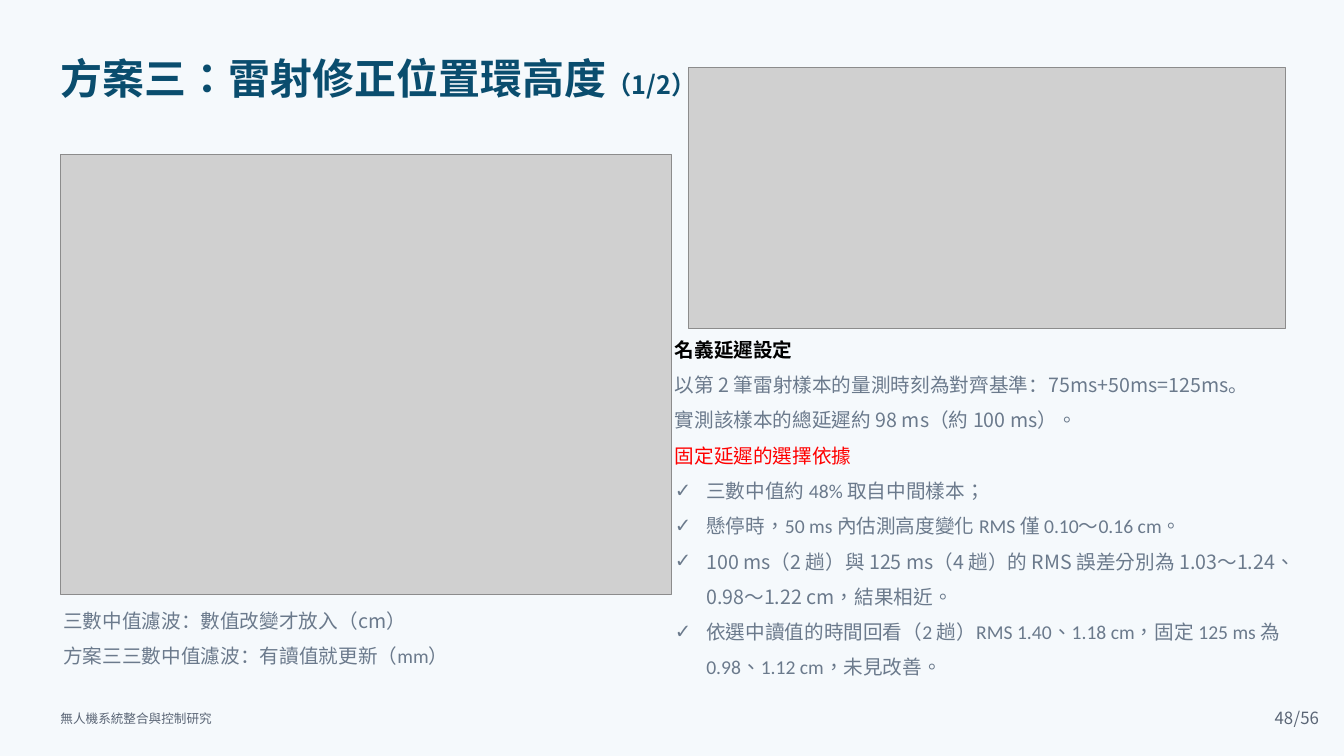
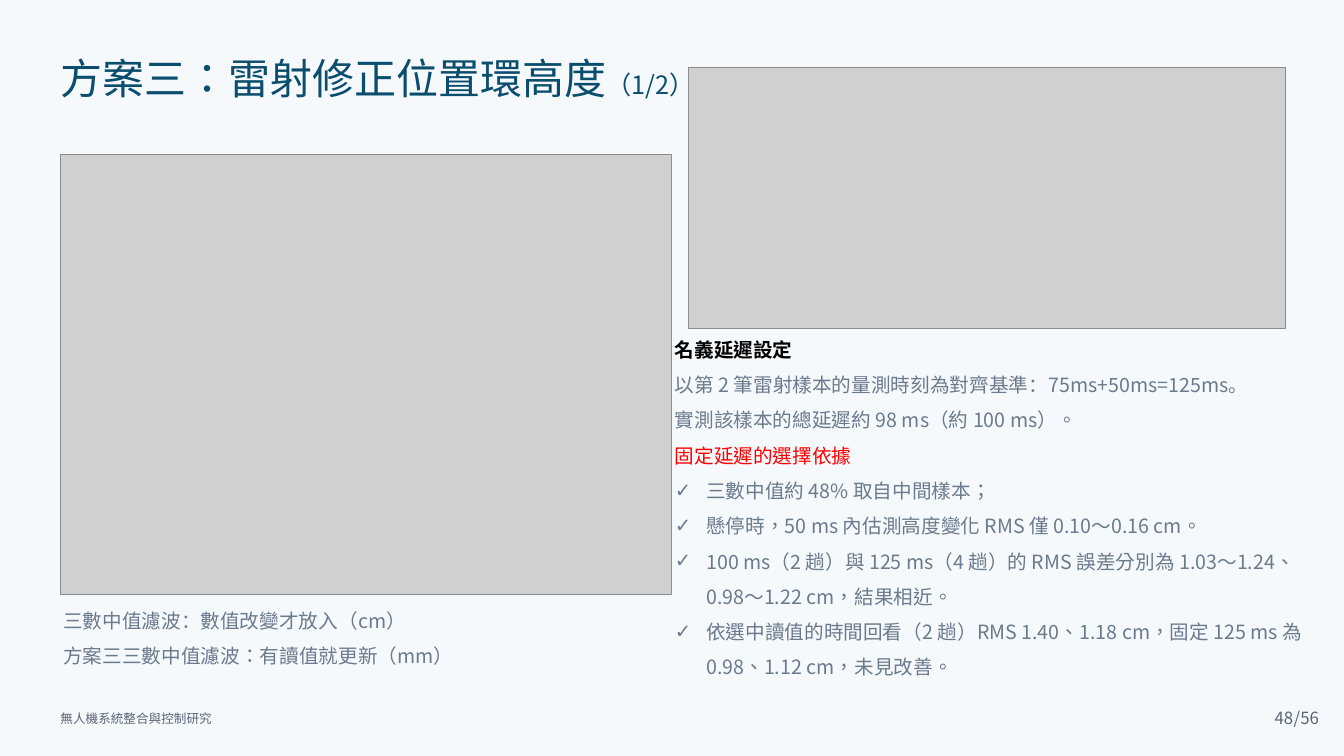
Before and after one commit to lingken1028/-, a slide deck: slide 48 of 無人機系統整合與控制研究_口試簡報 (2).pptx. Drawn at 1344x756 pixels with LibreOffice and Linux fonts; fonts in the diff are those of the drawing; grey boxes stand for pictures. Boxes give left, top, right and bottom in pixels: in the first picture for what was removed or moved away, otherwise in the second. Text is boxed around its words. In the diff, an @@ line names an element or a change of style, - is before the commit and + after.

```diff
--- a/無人機系統整合與控制研究_口試簡報 (2).pptx
+++ b/無人機系統整合與控制研究_口試簡報 (2).pptx
@@ text "方案三：雷射修正位置環高度（1/2）" at <box>60,58,694,100</box>: bold off @@
@@ text at <box>675,446,1303,676</box>: font Calibri to Noto Sans CJK TC in "固定延遲的選擇依據", "三數中值約 48% 取自中間樣本；", "懸停時，50 ms 內估測高度變化 RMS 僅 0.10～0.16 cm。", "依選中讀值的時間回看（2 趟）RMS 1.40、1.18 cm，固定 125 ms 為 ..." @@
@@ text at <box>63,646,453,665</box>: font Noto Sans CJK SC to Noto Sans CJK TC, font Calibri to Noto Sans CJK TC in "方案三三數中值濾波：有讀值就更新（mm）" @@
```
Also in this commit, not shown: 49 other slides changed.
